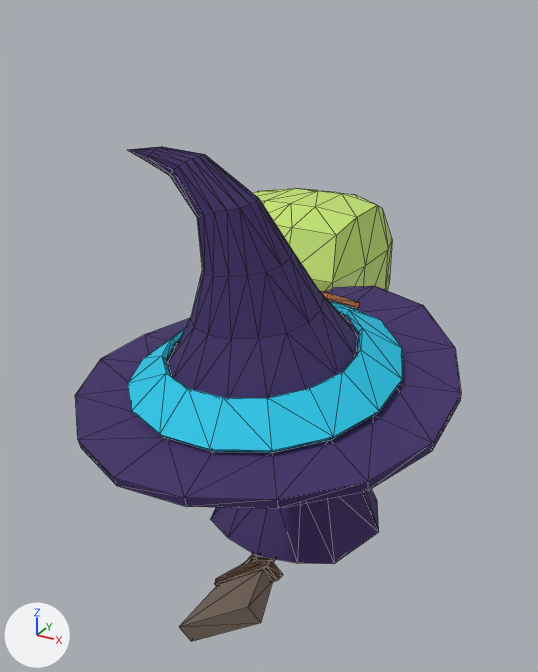
The glTF model assets/wickedWitch.glb, before and after one commit.
Both versions are drawn from a camera (50 mm lens) standing at (2.04, -4.18, 3.67) and looking at (-0.11, -0.27, 1.71). The axes (+X, +Y, +Z) are drawn at lower left. The lights are the same throughout. Mesh edges are drawn as thin lines. Where no turn or scale is listed for an object, it has been applied to the vertices. Vertices at the same position are counted once.

The first picture shows 'broom', 'witch body', 'witch hat', 'witch hat.002'.
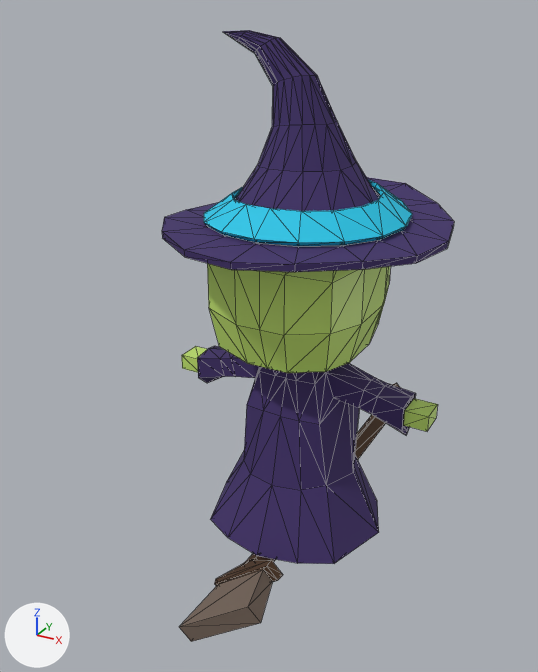
The change, as a list of edits to the scene's bpy script:
```text
Change me_witch_body:
    used by ob_witch_body; location = (0.0, 0.0, 0.0)
    remove me_witch_body.from_pydata(...)  # 364 vertices, 742 faces; spans x -0.94..0.94, y -0.64..0.58, z 0.0..2.59
    add me_witch_body.from_pydata(...)  # 702 vertices, 1414 faces; spans x -0.94..0.94, y -0.91..0.94, z 0.0..3.55
    me_witch_body part 1: a new loose piece of 258 vertices spanning x -0.91..0.93, y -0.91..0.94, z 2.34..3.55, in mat_witch_coat_and_hat (dark purple #3e2c68)
    me_witch_body part 2: a new loose piece of 64 vertices spanning x -0.65..0.67, y -0.65..0.67, z 2.43..2.65, in mat_material_002 (cyan #1fc6e7)
    add me_witch_body.materials.append(mat_material_002)  # cyan #1fc6e7
    add me_witch_body.materials.append(mat_material_003)  # orange #e7864b
Remove ob_witch_hat:
    ob_witch_hat = bpy.data.objects.new('witch hat', me_cube_004)
    ob_witch_hat.location = (0.359, -1.446, 2.556)
Remove ob_witch_hat_002:
    ob_witch_hat_002 = bpy.data.objects.new('witch hat.002', me_cube_008)
    ob_witch_hat_002.location = (0.471, -1.261, 2.184)
```

Location of each change, (x1, y1, x2, y2) in pixels of the pictures (538 x 672 px):
'witch body', reshaped: before (210, 188, 392, 564); after (162, 30, 454, 564)
'witch hat', deleted (purple): before (75, 146, 461, 509)
'witch hat.002', deleted (cyan): before (127, 292, 402, 453)
    faces in mat_material_002 (cyan #1fc6e7): (127, 301, 402, 453)
    faces in mat_material_003 (orange #e7864b): (321, 292, 359, 308)
part 1 of me_witch_body, added (purple): after (162, 30, 454, 272)
part 2 of me_witch_body, added (cyan): after (204, 180, 412, 246)
